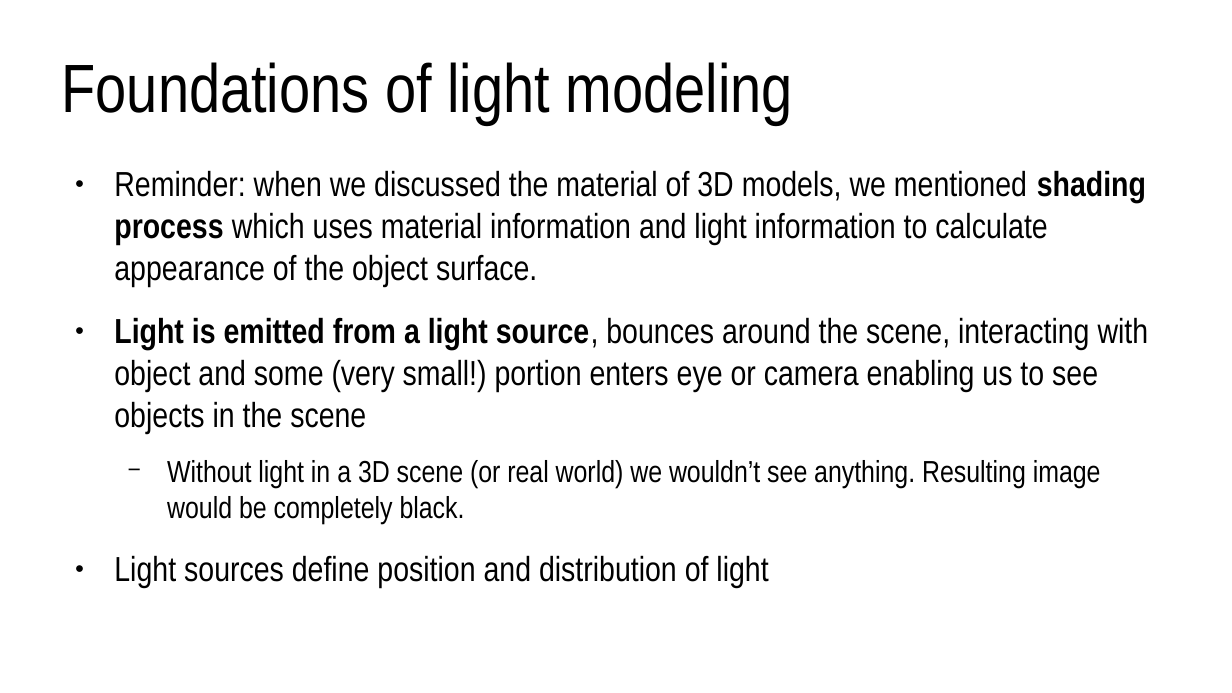
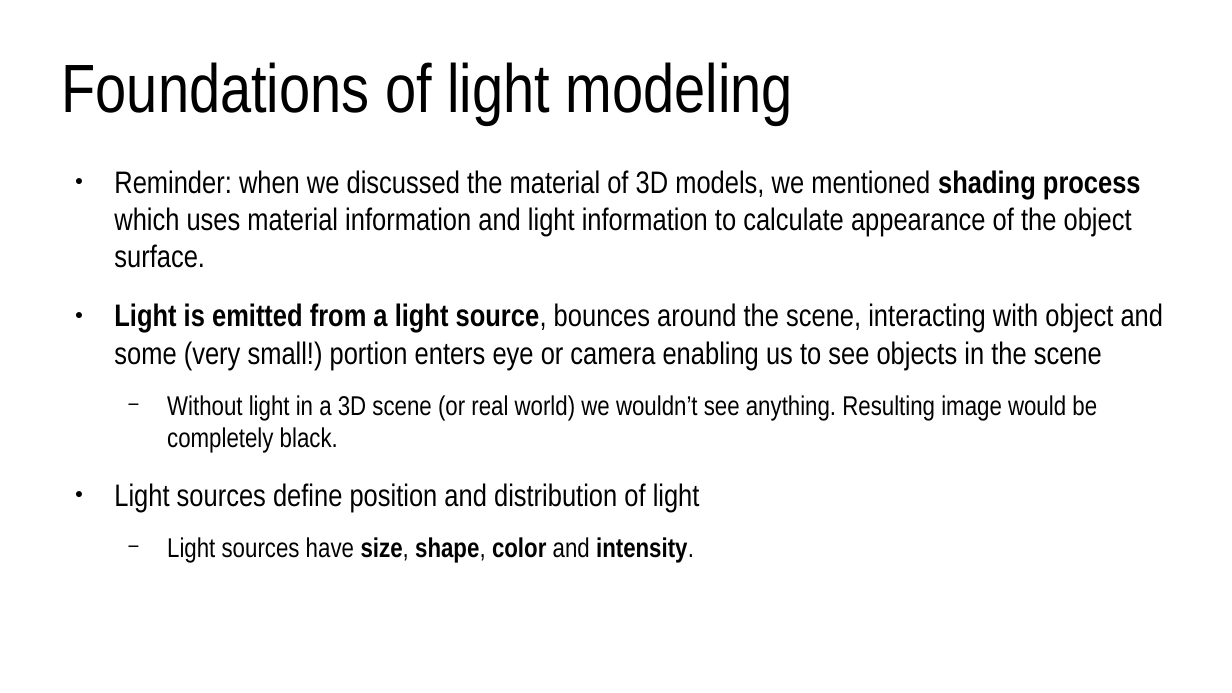
Before and after one commit to lorentzo/IntroductionToComputerGraphics, a slide deck: slide 14 of lectures/3_foundations_3d_scene/3_3_light.odp (slide 11 before the commit). Drawn at 1232x693 pixels with LibreOffice and Linux fonts; fonts in the diff are those of the drawing. Boxes give left, top, right and bottom in pixels: in the first picture for what was removed or moved away, otherwise in the second. Text is boxed around its words. In the diff, an @@ line names an element or a change of style, - is before the commit and + after.

Commit message:
light

```diff
--- a/lectures/3_foundations_3d_scene/3_3_light.odp
+++ b/lectures/3_foundations_3d_scene/3_3_light.odp
@@ text at <box>114,170,1164,512</box>: size 22.4 to 20 pt in "Reminder: when we discussed the material of ...", "Light is emitted from a light source, ...", "Light sources define position and distribution of ..."; size 19.6 to 17.5 pt in "Without light in a 3D scene (or ..." @@
@@ text at <box>167,537,694,562</box>: paragraph added @@
+  − Light sources have size, shape, color and intensity.
```
Also in this commit, not shown: 10 other slides changed, 13 slides added, 2 slides removed, 11 other files.
